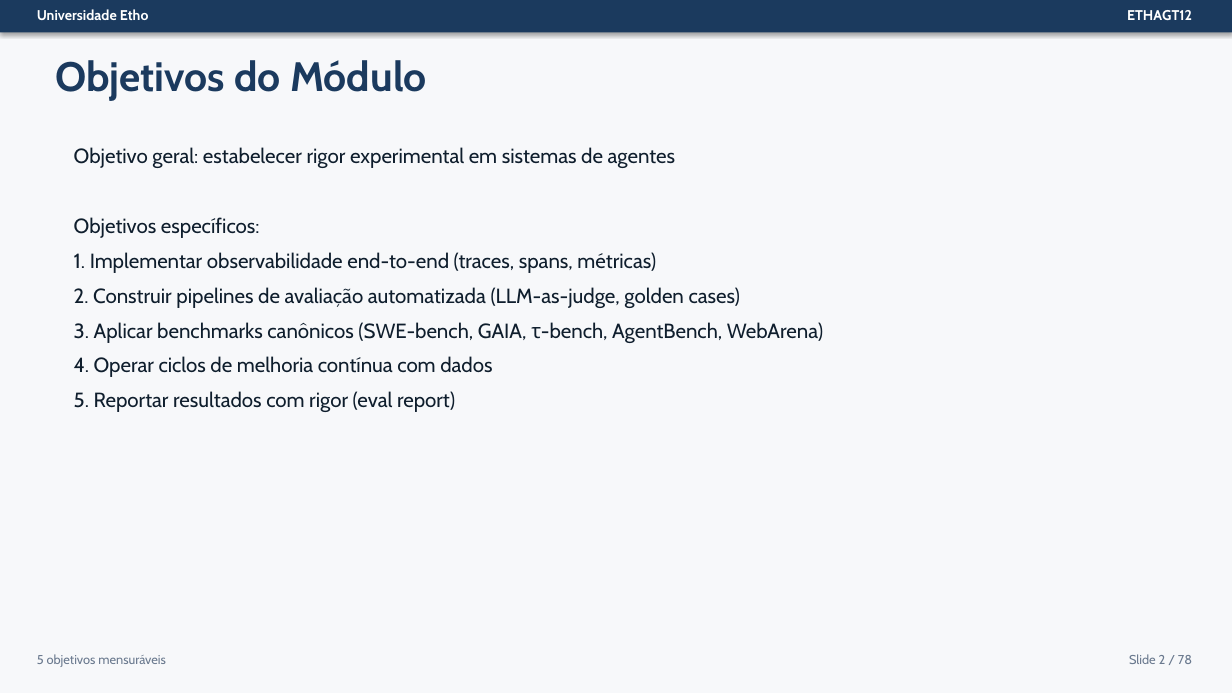
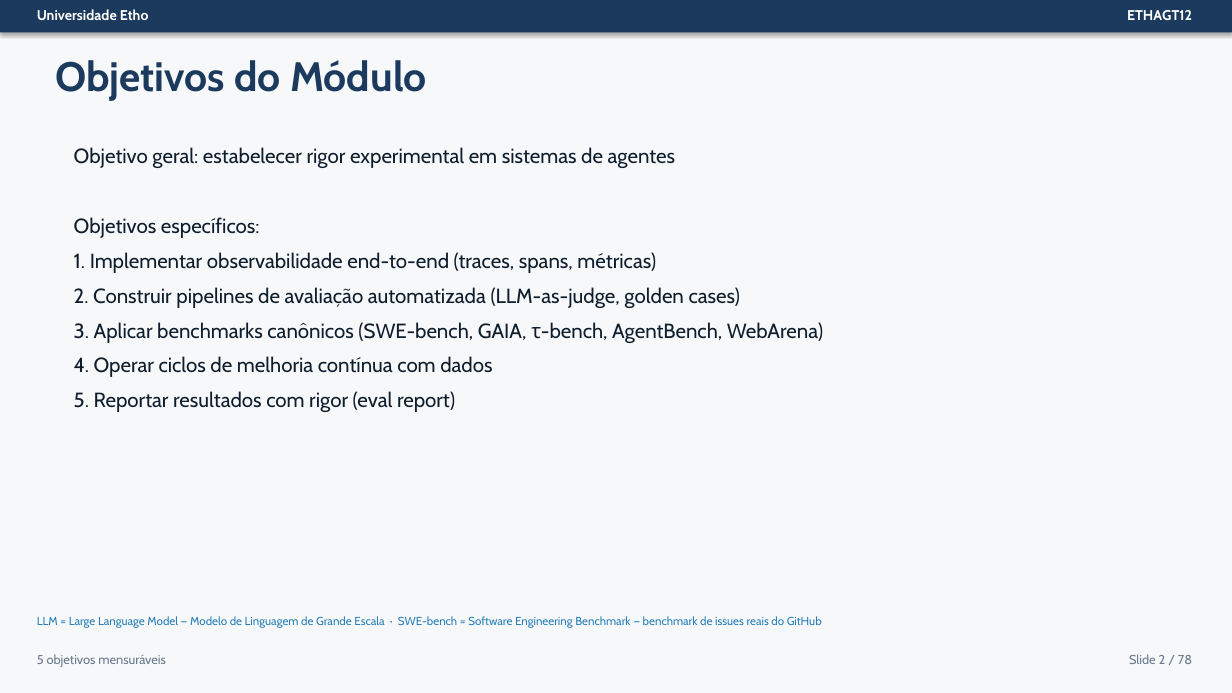
Before and after one commit to Etho-University/especializacao-programacao-agentica, a slide deck: slide 2 of docs/03-Slides/ETHAGT12/ETHAGT12-slides.pptx. Drawn at 1232x693 pixels with LibreOffice and Linux fonts; fonts in the diff are those of the drawing. Boxes give left, top, right and bottom in pixels: in the first picture for what was removed or moved away, otherwise in the second. Text is boxed around its words. In the diff, an @@ line names an element or a change of style, - is before the commit and + after.

```diff
--- a/docs/03-Slides/ETHAGT12/ETHAGT12-slides.pptx
+++ b/docs/03-Slides/ETHAGT12/ETHAGT12-slides.pptx
@@ text added at box(37, 616, 822, 628), 9 pt, text #2980B9 @@
+LLM = Large Language Model — Modelo de Linguagem de Grande Escala · SWE-bench = Software Engineering Benchmark — benchmark de issues reais do GitHub
```
Also in this commit, not shown: 5 other slides changed, 55 other files.
